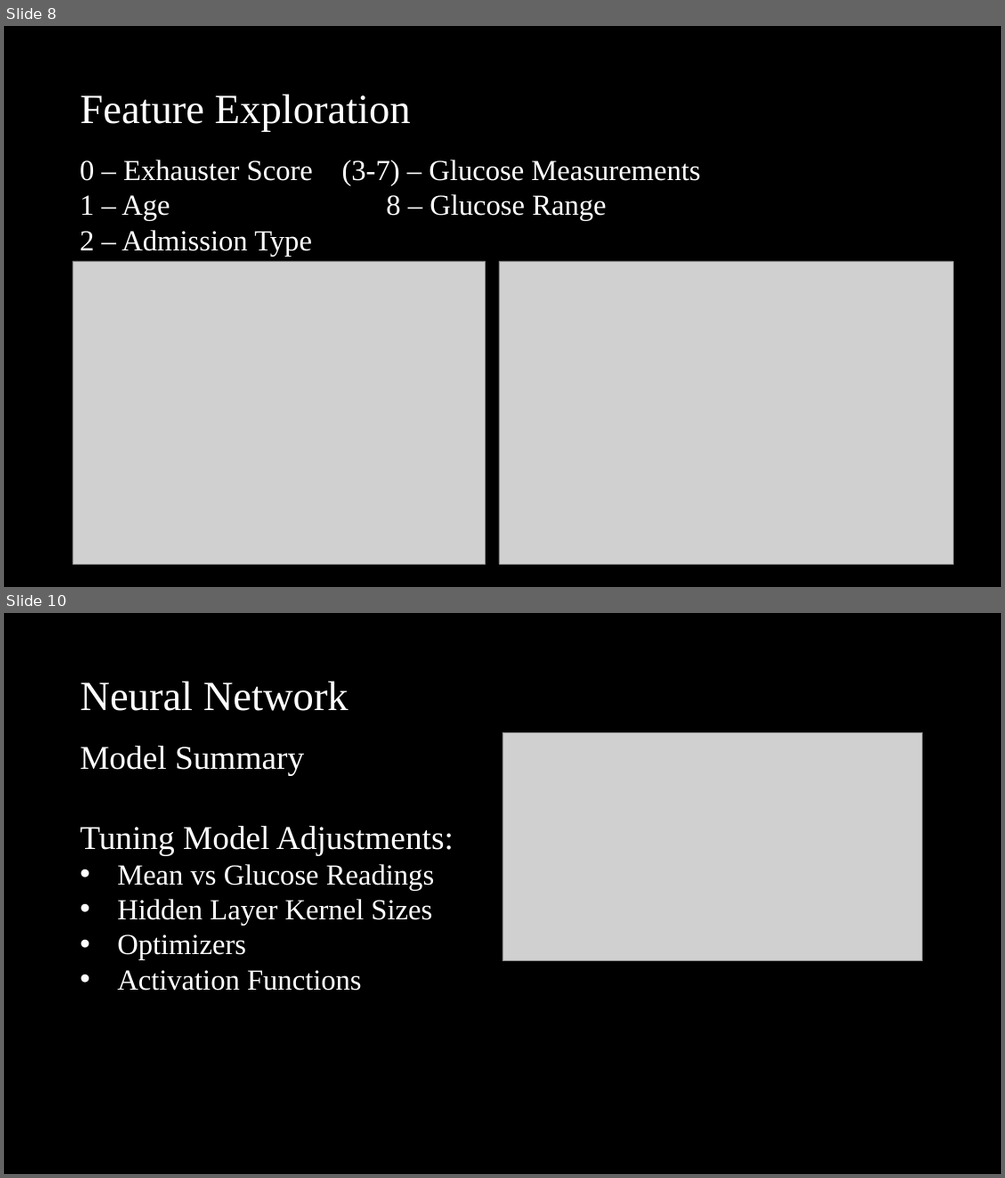
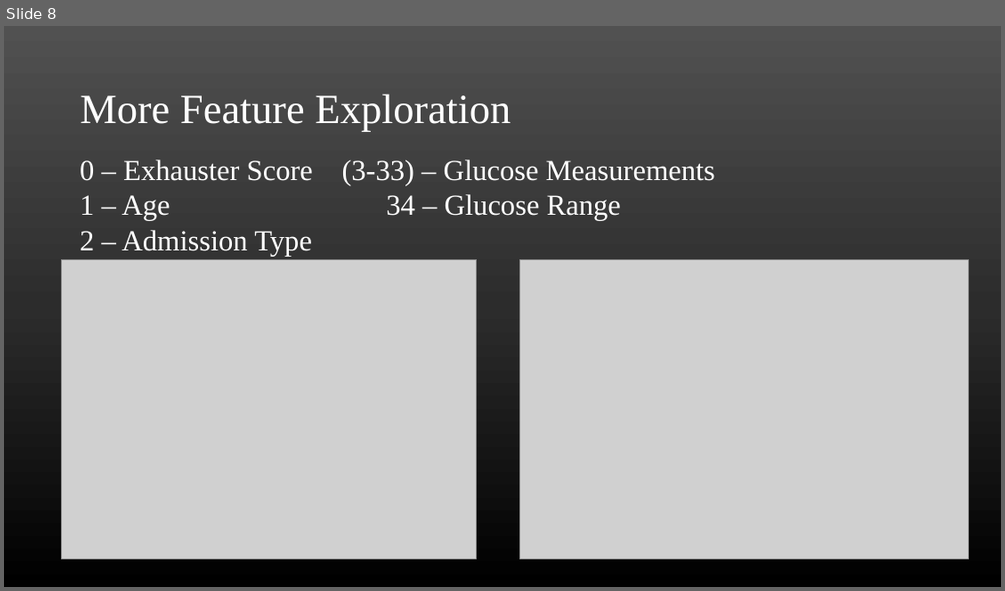
Before and after one commit to imw2/Diabetes-Diagnosis-Prediction, a slide deck: Presentation/FinalPresentationWittler.pptx. Shown one above the other, each under a label of ours: slides 8 and 10 before the commit, slide 8 after it; the slides between them are not shown. The pictures are 1005x1178 and 1005x591 pixels, drawn with LibreOffice and Linux fonts; fonts in the diff are those of the drawing; grey boxes stand for pictures. Boxes give left, top, right and bottom in pixels: in the first picture for what was removed or moved away, otherwise in the second. Text is boxed around its words. In the diff, an @@ line names an element or a change of style, - is before the commit and + after.

```diff
--- a/Presentation/FinalPresentationWittler.pptx
+++ b/Presentation/FinalPresentationWittler.pptx
@@ slide 10 removed at box(4, 613, 1001, 1174), background #000000 @@
@@ title removed at box(80, 681, 348, 711) @@
-Neural Network
@@ text removed at box(80, 746, 453, 990) @@
-Model Summary
-Tuning Model Adjustments:
-• Mean vs Glucose Readings
-• Hidden Layer Kernel Sizes
-• Optimizers
-• Activation Functions
@@ picture removed at box(502, 732, 923, 961) @@
@@ slide 8 changed as well @@
@@ background #000000 to gradient #515151 to #2E2E2E to #000000 @@
@@ title at box(80, 94, 510, 132): text changed @@
-Feature Exploration
+More Feature Exploration
@@ text at box(80, 160, 715, 221): text changed @@
-0 – Exhauster Score (3-7) – Glucose Measurements
-1 – Age 8 – Glucose Range
+0 – Exhauster Score (3-33) – Glucose Measurements
+1 – Age 34 – Glucose Range
@@ picture: place and size @@
-picture at box(73, 261, 485, 564)
+picture at box(62, 259, 477, 558)
@@ picture: place and size @@
-picture at box(499, 261, 954, 564)
+picture at box(520, 259, 969, 558)
```
Also in this commit, not shown: 11 other slides changed, 1 slide added.
